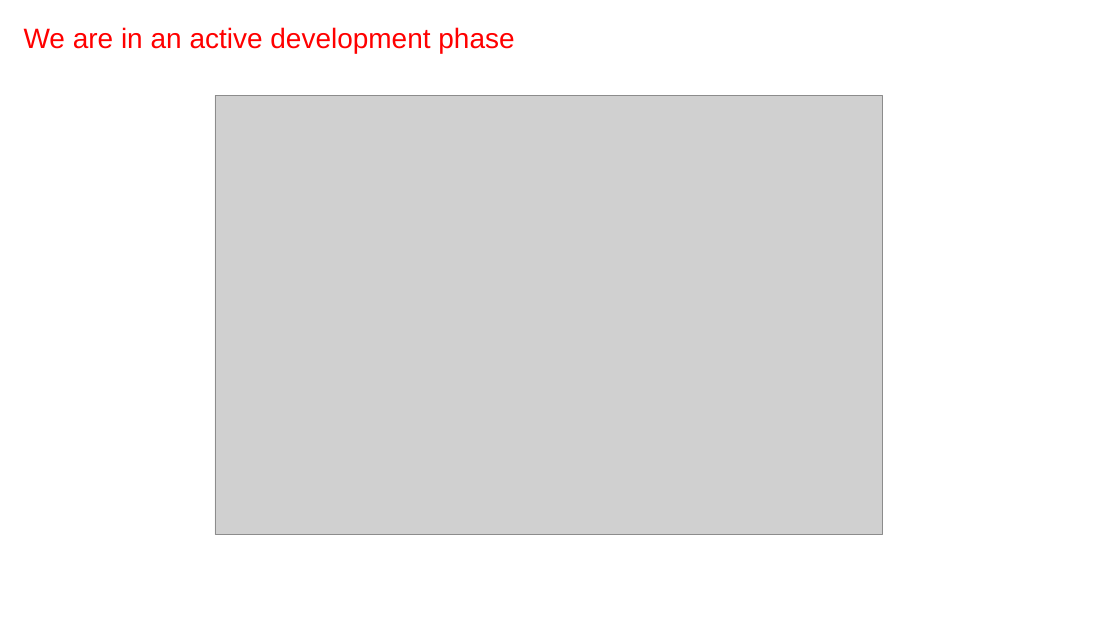
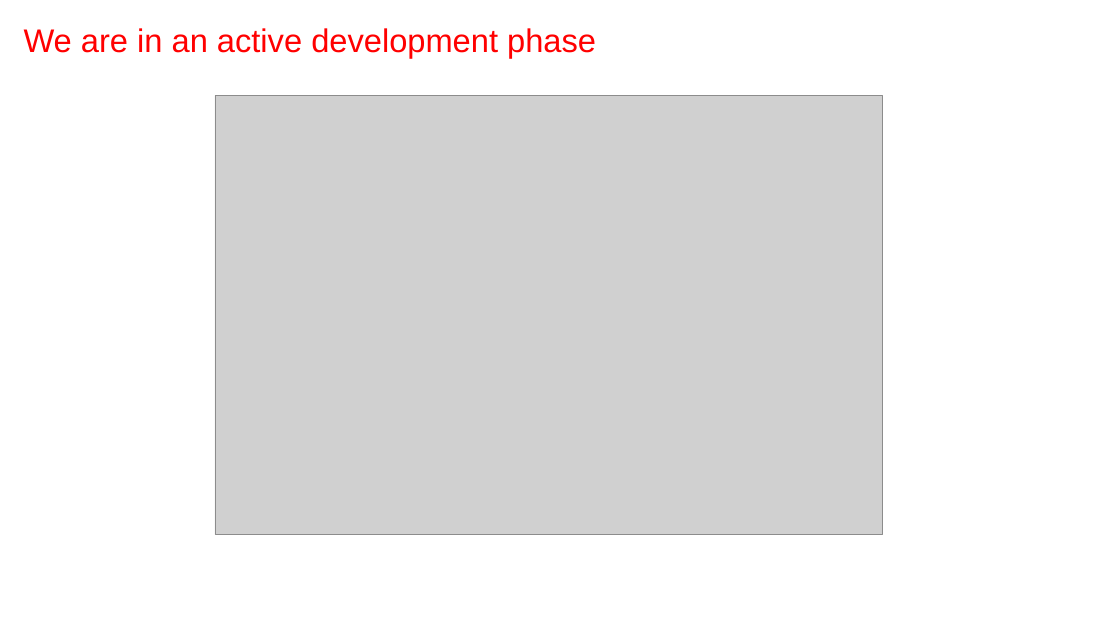
Before and after one commit to jwillis0720/sadie, a slide deck: slide 5 of notebooks/airr_c/SADIE_AIRR_C_2022.pptx. Drawn at 1120x630 pixels with LibreOffice and Linux fonts; fonts in the diff are those of the drawing; grey boxes stand for pictures. Boxes give left, top, right and bottom in pixels: in the first picture for what was removed or moved away, otherwise in the second. Text is boxed around its words. In the diff, an @@ line names an element or a change of style, - is before the commit and + after.

```diff
--- a/notebooks/airr_c/SADIE_AIRR_C_2022.pptx
+++ b/notebooks/airr_c/SADIE_AIRR_C_2022.pptx
@@ text "We are in an active ..." at [24, 28, 596, 58]: size 24 to 28 pt @@
```
Also in this commit, not shown: 1 other slide changed.
